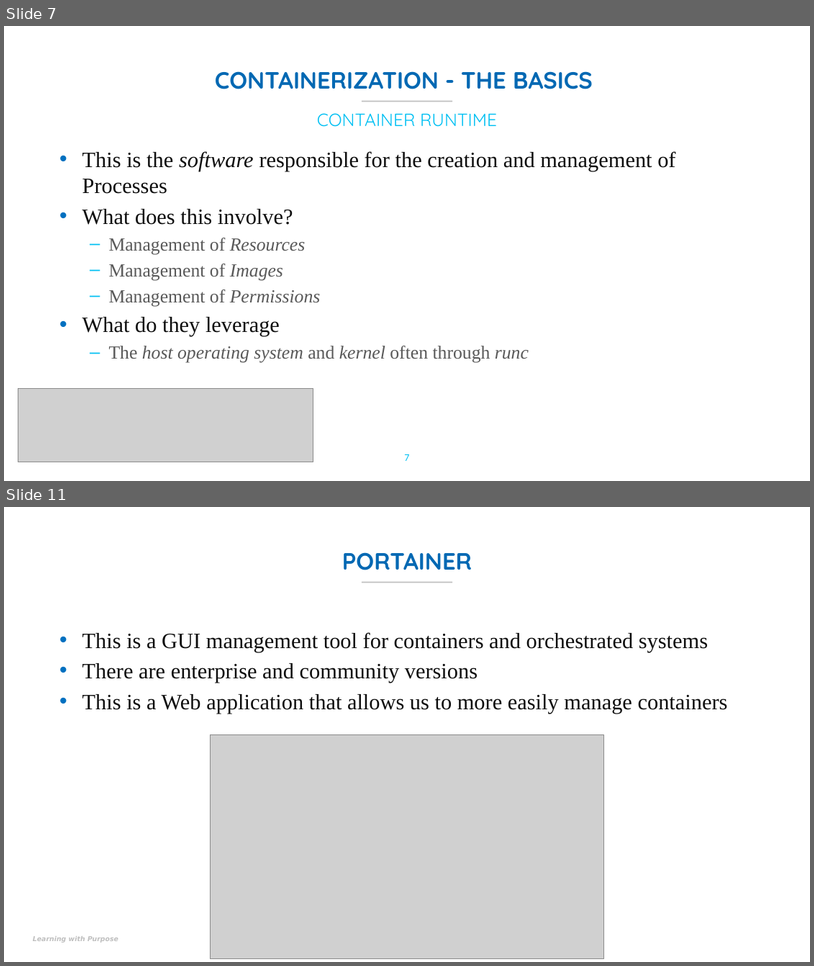
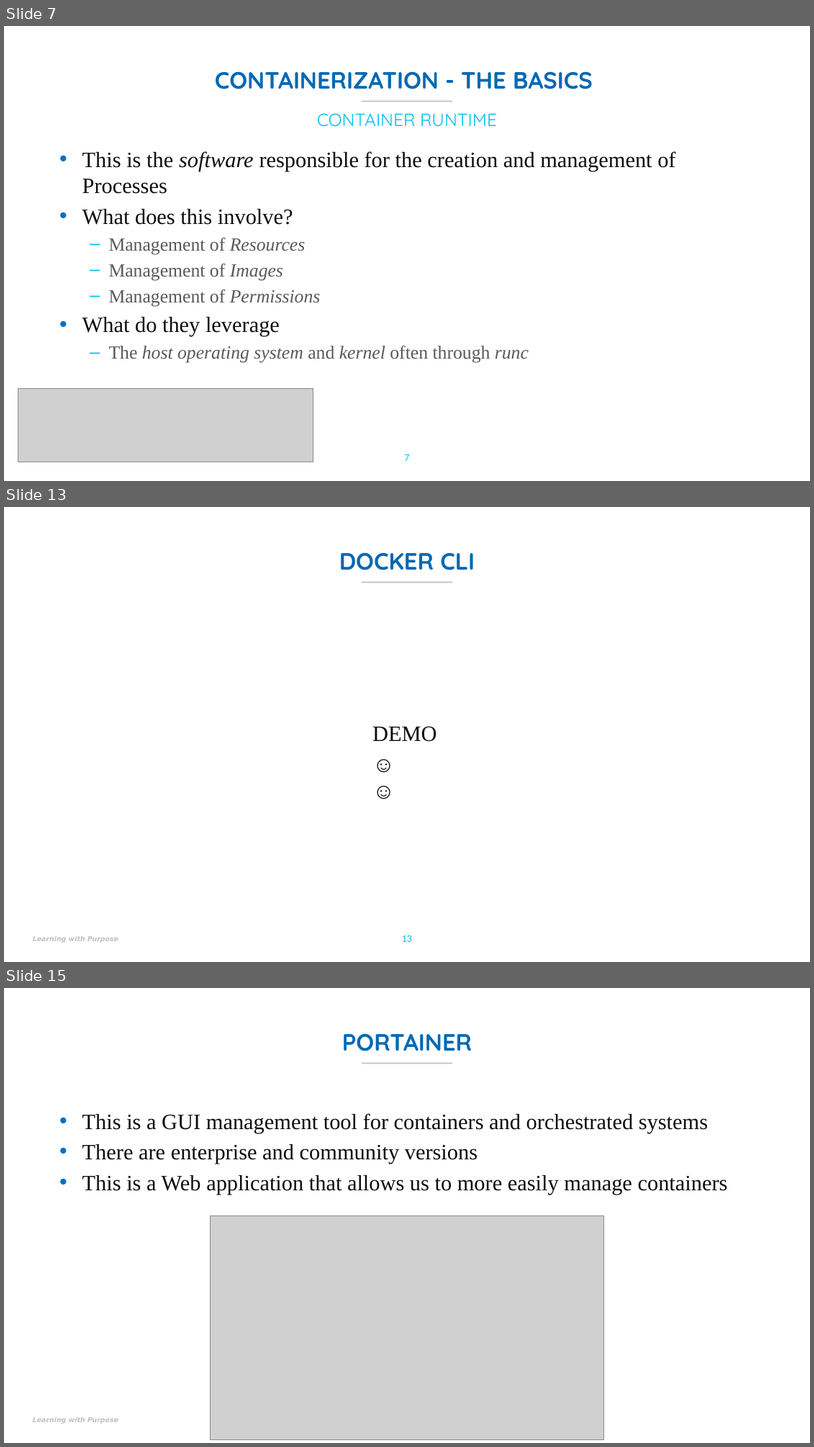
Before and after one commit to UMLCloudComputing/Docker, a slide deck: Slides/Docker-Panic-v1.pptx. Shown one above the other, each under a label of ours: slides 7 and 11 before the commit, slides 7, 13 and 15 after it; the slides between them are not shown. The pictures are 814x966 and 814x1447 pixels, drawn with LibreOffice and Linux fonts; fonts in the diff are those of the drawing; grey boxes stand for pictures; background and template pictures are left out. Boxes give left, top, right and bottom in pixels: in the first picture for what was removed or moved away, otherwise in the second. Text is boxed around its words. In the diff, an @@ line names an element or a change of style, - is before the commit and + after.

Commit message:
Terminology + Demo-Start and LXC Start

```diff
--- a/Slides/Docker-Panic-v1.pptx
+++ b/Slides/Docker-Panic-v1.pptx
@@ slide 13 added at <box>4,507,810,962</box>, background picture (left out); not listed: 2 template elements that a slide beside it also shows @@
@@ title added at <box>340,552,475,570</box>, 28 pt, text #0068B3, bold @@
+DOCKER CLI
@@ text added at <box>373,727,437,742</box>, 26 pt, text #0D0D0D @@
+DEMO
+☺ ☺
@@ page number added at <box>402,935,412,942</box>, 12 pt, text #00C0F3 @@
+13
@@ what was slide 11 is now slide 15 @@
```
Also in this commit, not shown: 4 slides changed, 3 other slides added, 1 other file.
